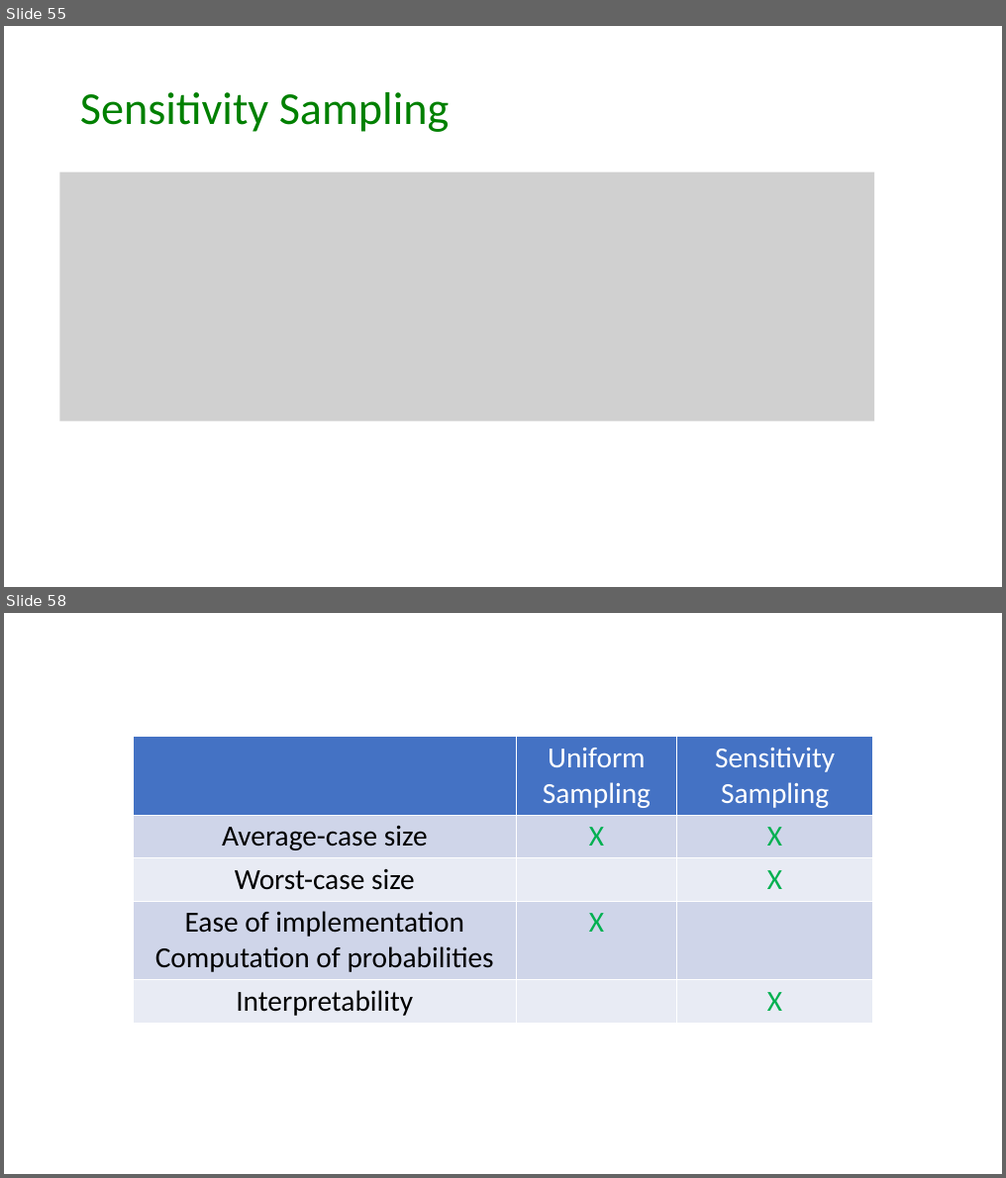
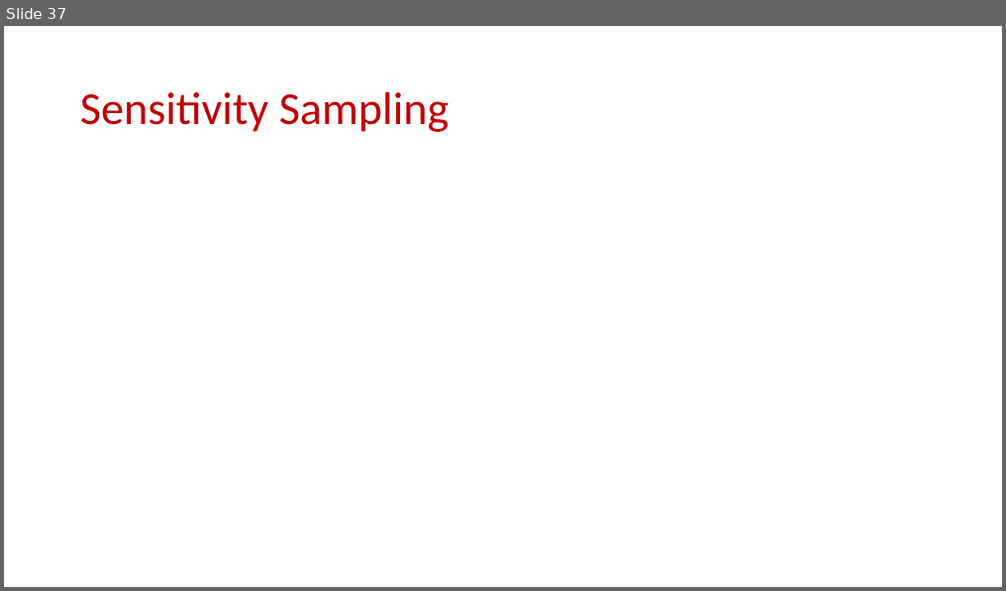
Before and after one commit to samsonzhou/samsonzhou.github.io, a slide deck: CSCE689-23/L22.pptx. Shown one above the other, each under a label of ours: slides 55 and 58 before the commit, slide 37 after it; the slides between them are not shown. The pictures are 1006x1178 and 1006x591 pixels, drawn with LibreOffice and Linux fonts; fonts in the diff are those of the drawing; grey boxes stand for pictures. Boxes give left, top, right and bottom in pixels: in the first picture for what was removed or moved away, otherwise in the second. Text is boxed around its words. In the diff, an @@ line names an element or a change of style, - is before the commit and + after.

```diff
--- a/CSCE689-23/L22.pptx
+++ b/CSCE689-23/L22.pptx
@@ slide 58 removed at (x1=4, y1=613, x2=1002, y2=1174), background #FFFFFF @@
@@ table removed at (x1=133, y1=737, x2=873, y2=1020), 5 rows, 3 columns @@
- | Uniform Sampling | Sensitivity Sampling
-Average-case size | X | X
-Worst-case size |  | X
-Ease of implementation / Computation of probabilities | X | 
-Interpretability |  | X
@@ what was slide 55 is now slide 37 @@
@@ slide 37 changed as well @@
@@ title "Sensitivity Sampling" at (x1=80, y1=92, x2=450, y2=132): text colour #008000 to #C00000 @@
@@ picture removed at (x1=60, y1=172, x2=874, y2=421) @@
```
Also in this commit, not shown: 24 slides added, 34 other slides removed, 2 other files.
